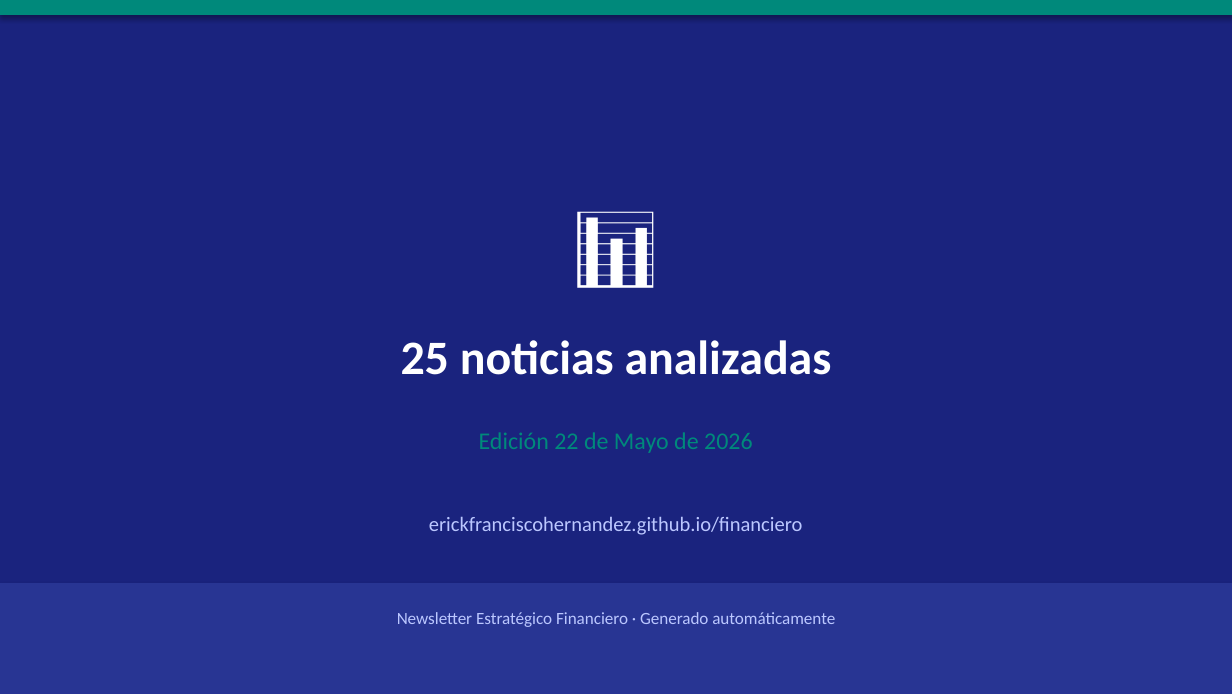
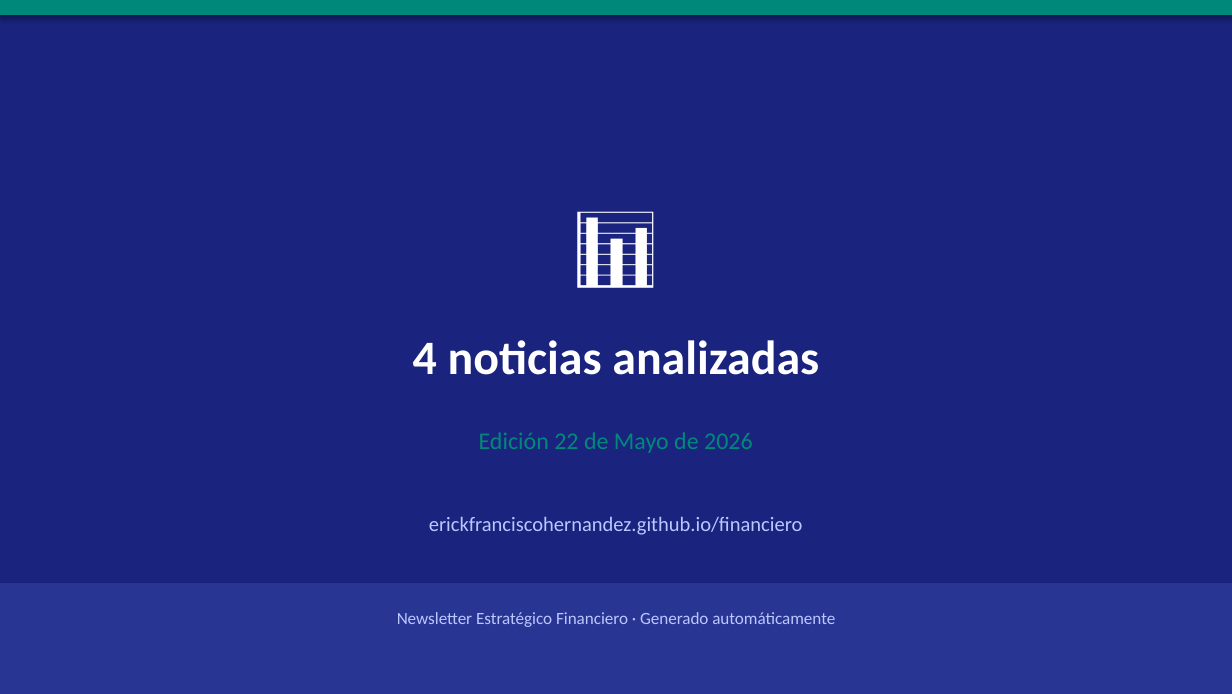
Before and after one commit to erickfranciscohernandez/financiero, a slide deck: slide 11 of newsletter_20260522.pptx. Drawn at 1232x694 pixels with LibreOffice and Linux fonts; fonts in the diff are those of the drawing. Boxes give left, top, right and bottom in pixels: in the first picture for what was removed or moved away, otherwise in the second. Text is boxed around its words. In the diff, an @@ line names an element or a change of style, - is before the commit and + after.

```diff
--- a/newsletter_20260522.pptx
+++ b/newsletter_20260522.pptx
@@ text at <box>413,340,819,375</box>: text changed @@
-25 noticias analizadas
+4 noticias analizadas
```
Also in this commit, not shown: 3 other slides changed, 6 slides added, 6 slides removed, 5 other files.
